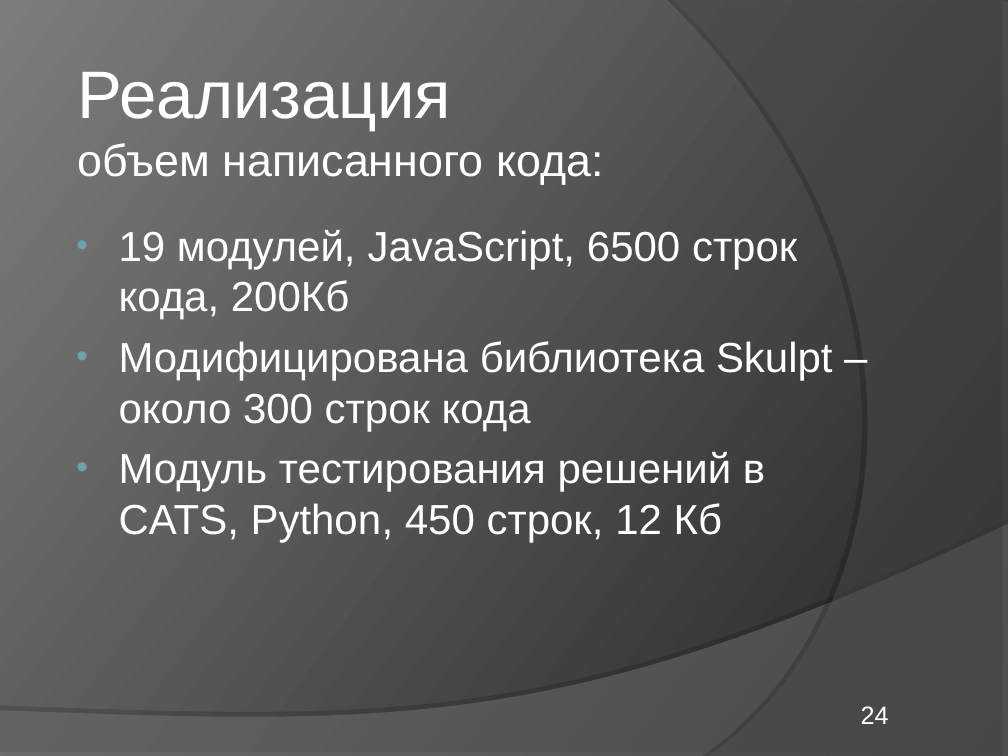
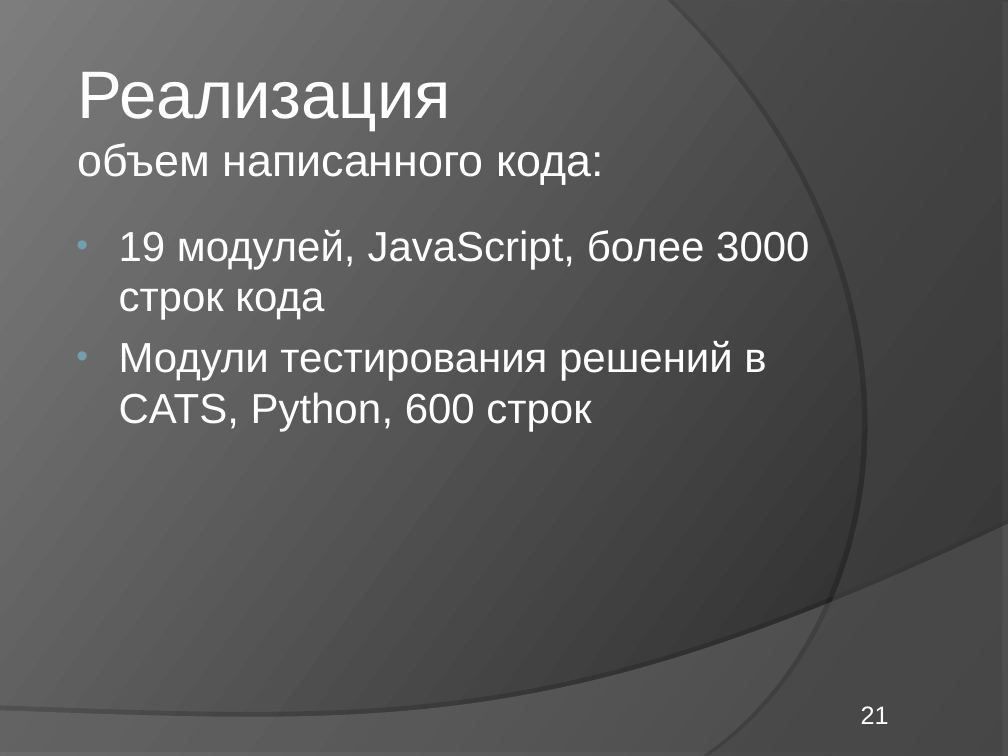
Before and after one commit to elvslv/DiplomaReport, a slide deck: slide 21 of C8503A_Vasilyeva_presentation.ppt (slide 24 before the commit). Drawn at 1008x756 pixels with LibreOffice and Linux fonts; fonts in the diff are those of the drawing. Boxes give left, top, right and bottom in pixels: in the first picture for what was removed or moved away, otherwise in the second. Text is boxed around its words. In the diff, an @@ line names an element or a change of style, - is before the commit and + after.

```diff
--- a/C8503A_Vasilyeva_presentation.ppt
+++ b/C8503A_Vasilyeva_presentation.ppt
@@ text at [119,230,809,431]: text changed @@
-• 19 модулей, JavaScript, 6500 строк кода, 200Кб
-• Модифицирована библиотека Skulpt – около 300 строк кода
-• Модуль тестирования решений в CATS, Python, 450 строк, 12 Кб
+• 19 модулей, JavaScript, более 3000 строк кода
+• Модули тестирования решений в CATS, Python, 600 строк
@@ page number at [861,706,889,724]: text changed @@
-24
+21
```
Also in this commit, not shown: 3 other slides changed, 3 slides added, 6 slides removed, 1 other file.
